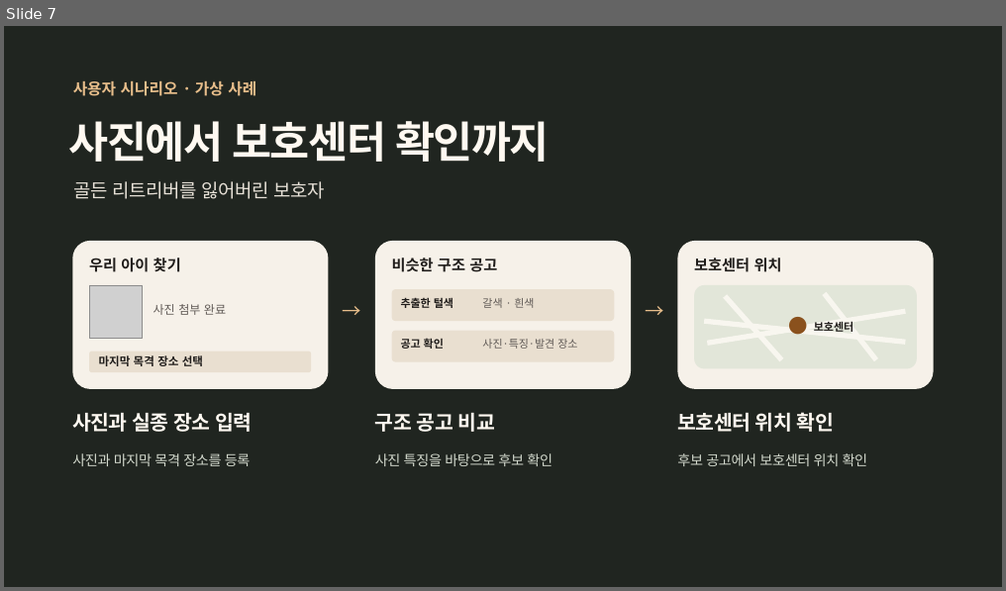
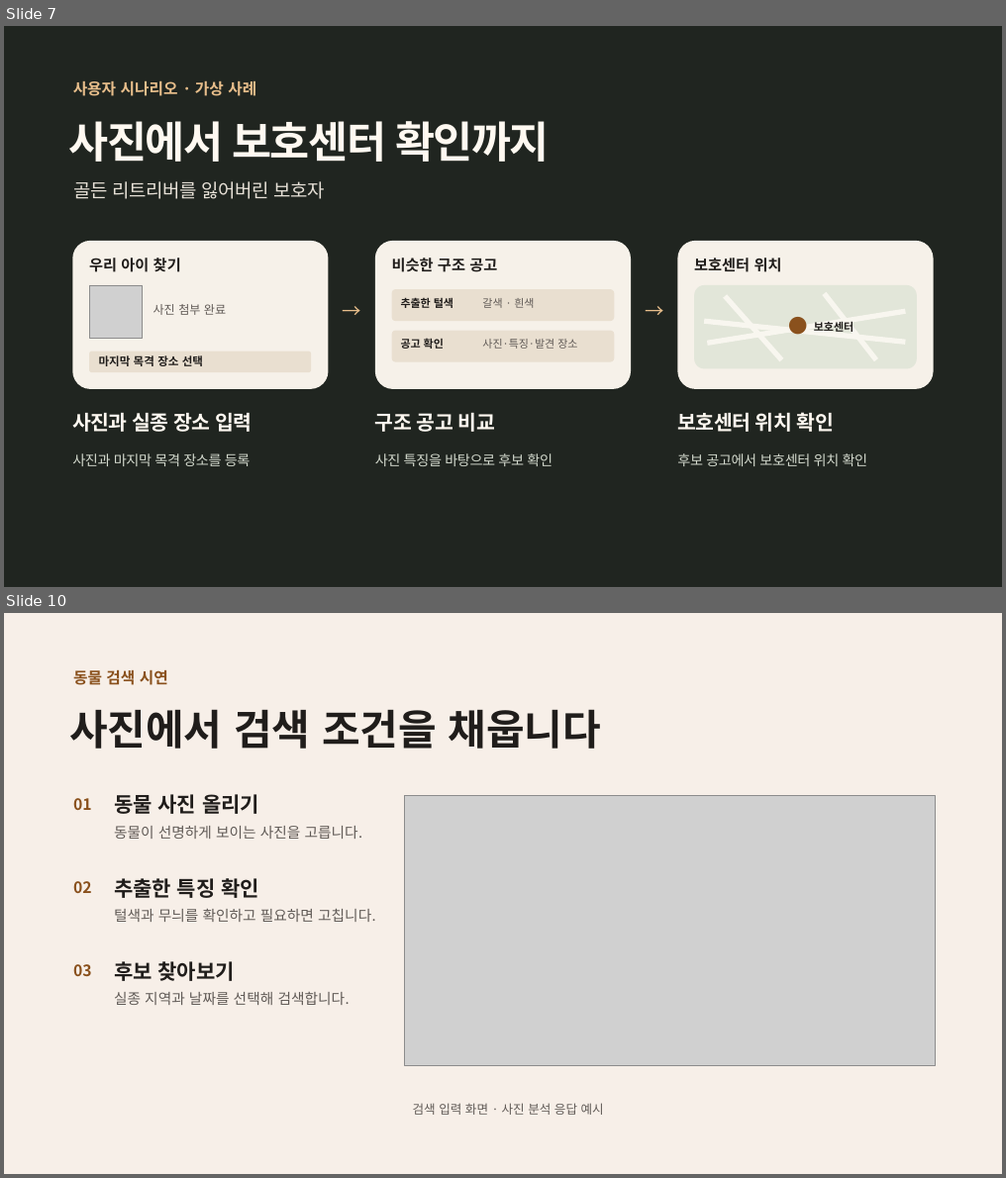
Before and after one commit to aio-03-p2-team1/aio-03-p2-team1, a slide deck: P2/ppt/dasimanna-team-intro.pptx. Shown one above the other, each under a label of ours: slide 7 before the commit, slides 7 and 10 after it; the slides between them are not shown. The pictures are 1006x591 and 1006x1178 pixels, drawn with LibreOffice and Linux fonts; fonts in the diff are those of the drawing; grey boxes stand for pictures. Boxes give left, top, right and bottom in pixels: in the first picture for what was removed or moved away, otherwise in the second. Text is boxed around its words. In the diff, an @@ line names an element or a change of style, - is before the commit and + after.

Commit message:
docs: 발표 PPT에 전단지와 동물 검색 시연 추가

```diff
--- a/P2/ppt/dasimanna-team-intro.pptx
+++ b/P2/ppt/dasimanna-team-intro.pptx
@@ slide 10 added at (x1=4, y1=613, x2=1002, y2=1174), background #F7EFE8 @@
@@ text added at (x1=73, y1=669, x2=168, y2=685), 15 pt, text #8A511D, bold @@
+동물 검색 시연
@@ text added at (x1=69, y1=709, x2=601, y2=749), 40 pt, text #201D1B, bold @@
+사진에서 검색 조건을 채웁니다
@@ text added at (x1=73, y1=798, x2=92, y2=810), 15 pt, text #8A511D, bold @@
+01
@@ text added at (x1=114, y1=794, x2=259, y2=814), 20 pt, text #201D1B, bold @@
+동물 사진 올리기
@@ picture added at (x1=405, y1=796, x2=935, y2=1065) @@
@@ text added at (x1=114, y1=826, x2=363, y2=839), 14 pt, text #605A56 @@
+동물이 선명하게 보이는 사진을 고릅니다.
@@ text added at (x1=114, y1=878, x2=260, y2=898), 20 pt, text #201D1B, bold @@
+추출한 특징 확인
@@ text added at (x1=73, y1=881, x2=92, y2=893), 15 pt, text #8A511D, bold @@
+02
@@ text added at (x1=114, y1=909, x2=376, y2=922), 14 pt, text #605A56 @@
+털색과 무늬를 확인하고 필요하면 고칩니다.
@@ text added at (x1=73, y1=964, x2=92, y2=976), 15 pt, text #8A511D, bold @@
+03
@@ text added at (x1=114, y1=961, x2=235, y2=981), 20 pt, text #201D1B, bold @@
+후보 찾아보기
@@ text added at (x1=114, y1=992, x2=350, y2=1005), 14 pt, text #605A56 @@
+실종 지역과 날짜를 선택해 검색합니다.
@@ text added at (x1=413, y1=1103, x2=604, y2=1115), 12 pt, text #605A56 @@
+검색 입력 화면 · 사진 분석 응답 예시
```
Also in this commit, not shown: 3 other slides added.
